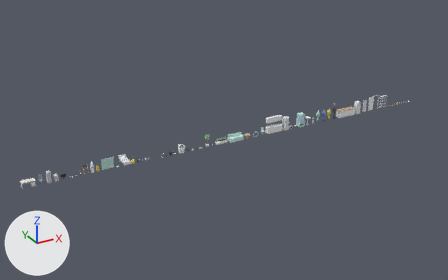
Before and after pictures for a commit that changed the Blender file SourceArt/Blender/OfficeProps.blend.
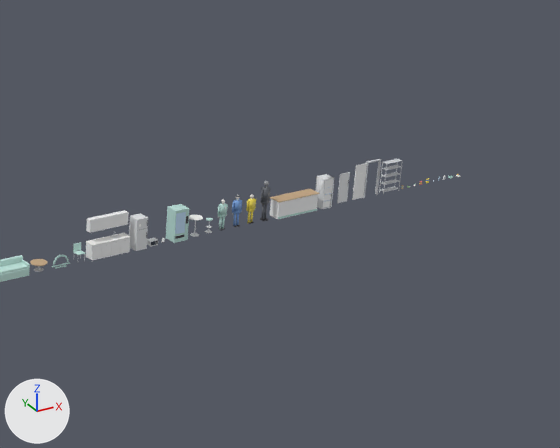
Old and new are each drawn whole from a camera (50 mm lens) standing at (-10.1, -66.3, 33.6) and looking at (27.3, 1.7, -0.4) and again close up on the part from 52% to 100% of the width and 12% to 74% of the height. Every picture has the same lights, and +X, +Y and +Z are marked at lower left. The older version's two pictures come first.

Names of what the first close-up shows: 'SM_CafeTable', 'SM_Door', 'SM_DoorFrame', 'SM_Fridge', 'SM_FridgeBody', 'SM_FridgeDoor', 'SM_KitchenCounter', 'SM_LobbySofa', 'SM_Mannequin', 'SM_MannequinCustodian', 'SM_MannequinGuard', 'SM_Microwave', 'SM_ReceptionDesk', 'SM_Stalker', 'SM_UtilityShelf', 'SM_VendingMachine' and 4 more.
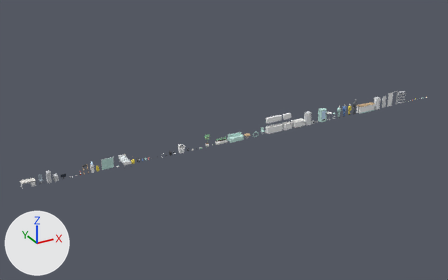
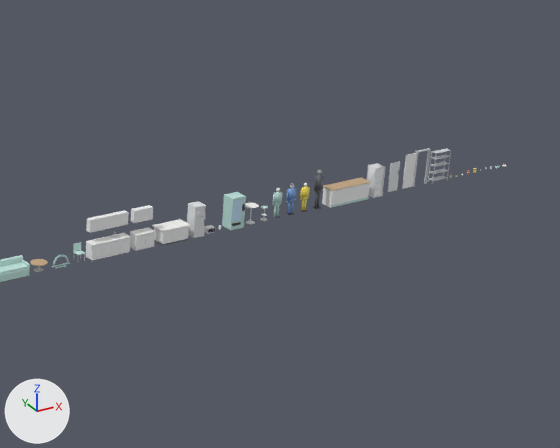
Changed parts and their boxes [x1, y1, x2, y2] in the close-ups (560 x 448 px):
'SM_ReceptionDesk', moved: before [270, 189, 320, 219]; after [322, 177, 371, 208]
'SM_VendingMachine', moved: before [166, 204, 189, 243]; after [222, 192, 246, 230]
'SM_Fridge', moved: before [129, 213, 148, 251]; after [187, 201, 206, 238]
'SM_FridgeBody', moved: before [315, 174, 334, 209]; after [367, 163, 385, 198]
'SM_KitchenCounterShort', added: after [130, 205, 155, 251]
'SM_Door', moved: before [352, 163, 367, 200]; after [402, 153, 417, 189]
'SM_KitchenIsland', added: after [152, 219, 191, 246]
'SM_UtilityShelf', moved: before [379, 159, 402, 194]; after [428, 148, 451, 183]
'SM_FridgeDoor', moved: before [337, 172, 350, 203]; after [388, 161, 400, 192]
'SM_Stalker', moved: before [260, 181, 270, 221]; after [313, 170, 324, 209]
'SM_MannequinGuard', moved: before [232, 195, 242, 227]; after [286, 183, 297, 215]
'SM_Mannequin', moved: before [218, 199, 228, 230]; after [272, 188, 282, 218]
'SM_MannequinCustodian', moved: before [246, 194, 256, 224]; after [300, 183, 310, 212]
'SM_DoorFrame', moved: before [364, 159, 381, 198]; after [413, 148, 431, 187]
'SM_CafeTable', moved: before [189, 215, 203, 237]; after [245, 203, 259, 224]
'SM_Microwave', moved: before [147, 238, 158, 246]; after [204, 225, 215, 234]

The change, as a diff of the scene's bpy script:
```diff
--- a/SourceArt/Blender/OfficeProps.blend.py
+++ b/SourceArt/Blender/OfficeProps.blend.py
@@ ob_sm_fridge @@
 ob_sm_fridge = bpy.data.objects.new('SM_Fridge', me_sm_fridge)
-ob_sm_fridge.location = (36.19, 0.0, 0.0)
+ob_sm_fridge.location = (39.99, 0.0, 0.0)
 _m = ob_sm_fridge.modifiers.new('Bevel', 'BEVEL')
@@ ob_sm_microwave @@
 ob_sm_microwave = bpy.data.objects.new('SM_Microwave', me_sm_microwave)
-ob_sm_microwave.location = (37.14, 0.0, 0.0)
+ob_sm_microwave.location = (40.94, 0.0, 0.0)
 _m = ob_sm_microwave.modifiers.new('Bevel', 'BEVEL')
@@ ob_sm_vendingmachine @@
 ob_sm_vendingmachine = bpy.data.objects.new('SM_VendingMachine', me_sm_vendingmachine)
-ob_sm_vendingmachine.location = (38.75, 0.0, 0.0)
+ob_sm_vendingmachine.location = (42.55, 0.0, 0.0)
 _m = ob_sm_vendingmachine.modifiers.new('Bevel', 'BEVEL')
@@ ob_sm_cafetable @@
 ob_sm_cafetable = bpy.data.objects.new('SM_CafeTable', me_sm_cafetable)
-ob_sm_cafetable.location = (39.95, 0.0, 0.0)
+ob_sm_cafetable.location = (43.75, 0.0, 0.0)
 _m = ob_sm_cafetable.modifiers.new('Bevel', 'BEVEL')
@@ ob_sm_mannequin @@
 ob_sm_mannequin = bpy.data.objects.new('SM_Mannequin', me_sm_mannequin)
-ob_sm_mannequin.location = (41.76, 0.0, 0.0)
+ob_sm_mannequin.location = (45.56, 0.0, 0.0)
@@ ob_sm_mannequinguard @@
 ob_sm_mannequinguard = bpy.data.objects.new('SM_MannequinGuard', me_sm_mannequinguard)
-ob_sm_mannequinguard.location = (42.75, 0.0, 0.0)
+ob_sm_mannequinguard.location = (46.55, 0.0, 0.0)
@@ ob_sm_mannequincustodian @@
 ob_sm_mannequincustodian = bpy.data.objects.new('SM_MannequinCustodian', me_sm_mannequincustodian)
-ob_sm_mannequincustodian.location = (43.73, 0.0, 0.0)
+ob_sm_mannequincustodian.location = (47.53, 0.0, 0.0)
@@ ob_sm_stalker @@
 ob_sm_stalker = bpy.data.objects.new('SM_Stalker', me_sm_stalker)
-ob_sm_stalker.location = (44.69, 0.0, 0.0)
+ob_sm_stalker.location = (48.49, 0.0, 0.0)
@@ ob_sm_receptiondesk @@
 ob_sm_receptiondesk = bpy.data.objects.new('SM_ReceptionDesk', me_sm_receptiondesk)
-ob_sm_receptiondesk.location = (46.8, 0.0, 0.0)
+ob_sm_receptiondesk.location = (50.6, 0.0, 0.0)
 _m = ob_sm_receptiondesk.modifiers.new('Bevel', 'BEVEL')
@@ ob_sm_fridgebody @@
 ob_sm_fridgebody = bpy.data.objects.new('SM_FridgeBody', me_sm_fridgebody)
-ob_sm_fridgebody.location = (48.95, 0.0, 0.0)
+ob_sm_fridgebody.location = (52.75, 0.0, 0.0)
 _m = ob_sm_fridgebody.modifiers.new('Bevel', 'BEVEL')
@@ ob_sm_fridgedoor @@
 ob_sm_fridgedoor = bpy.data.objects.new('SM_FridgeDoor', me_sm_fridgedoor)
-ob_sm_fridgedoor.location = (50.01, 0.0, 0.0)
+ob_sm_fridgedoor.location = (53.81, 0.0, 0.0)
 _m = ob_sm_fridgedoor.modifiers.new('Bevel', 'BEVEL')
@@ ob_sm_door @@
 ob_sm_door = bpy.data.objects.new('SM_Door', me_sm_door)
-ob_sm_door.location = (51.16, 0.0, 0.0)
+ob_sm_door.location = (54.96, 0.0, 0.0)
 _m = ob_sm_door.modifiers.new('Bevel', 'BEVEL')
@@ ob_sm_doorframe @@
 ob_sm_doorframe = bpy.data.objects.new('SM_DoorFrame', me_sm_doorframe)
-ob_sm_doorframe.location = (52.47, 0.0, 0.0)
+ob_sm_doorframe.location = (56.27, 0.0, 0.0)
 _m = ob_sm_doorframe.modifiers.new('Bevel', 'BEVEL')
@@ ob_sm_utilityshelf @@
 ob_sm_utilityshelf = bpy.data.objects.new('SM_UtilityShelf', me_sm_utilityshelf)
-ob_sm_utilityshelf.location = (53.93, 0.0, 0.0)
+ob_sm_utilityshelf.location = (57.73, 0.0, 0.0)
 _m = ob_sm_utilityshelf.modifiers.new('Bevel', 'BEVEL')
@@ ob_sm_kitchenisland @@
+ob_sm_kitchenisland = bpy.data.objects.new('SM_KitchenIsland', me_sm_kitchenisland)  # 72 vertices, 54 faces; spans x -0.93..0.93, y -0.48..0.48, z 0.0..0.9; in mat_m_plasticwhite (white #f3f5f6), mat_m_counter (white #f6f6f3), mat_m_metaldark (dark grey #61656c), mat_m_metallight (light grey #ced1d6); modifiers BEVEL
+ob_sm_kitchenisland.location = (38.36, 0.0, 0.0)
@@ ob_sm_kitchencountershort @@
+ob_sm_kitchencountershort = bpy.data.objects.new('SM_KitchenCounterShort', me_sm_kitchencountershort)  # 56 vertices, 42 faces; spans x -0.62..0.62, y -0.33..0.31, z 0.0..2.2; in mat_m_plasticwhite (white #f3f5f6), mat_m_counter (white #f6f6f3), mat_m_metallight (light grey #ced1d6); modifiers BEVEL
+ob_sm_kitchencountershort.location = (36.46, 0.0, 0.0)
```
